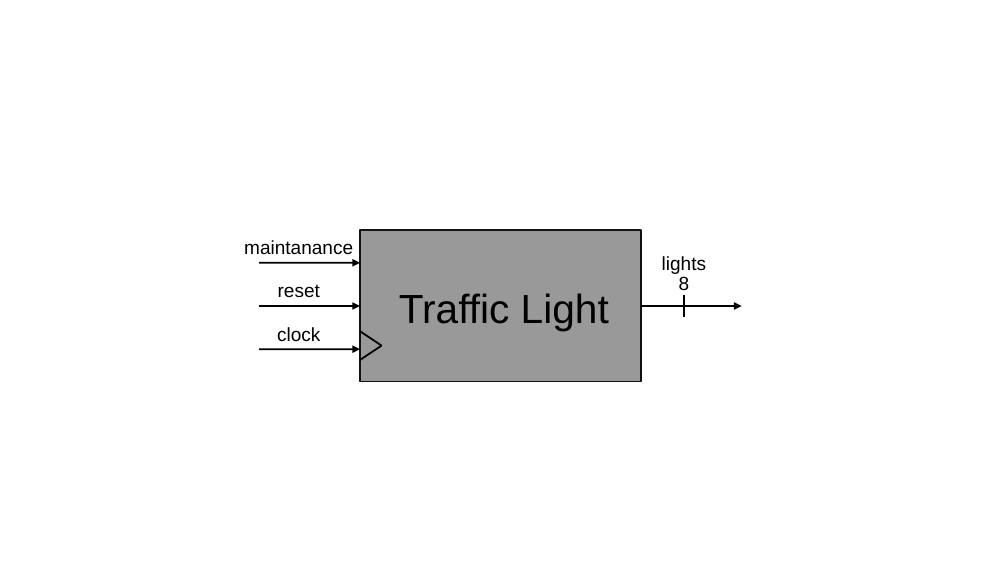
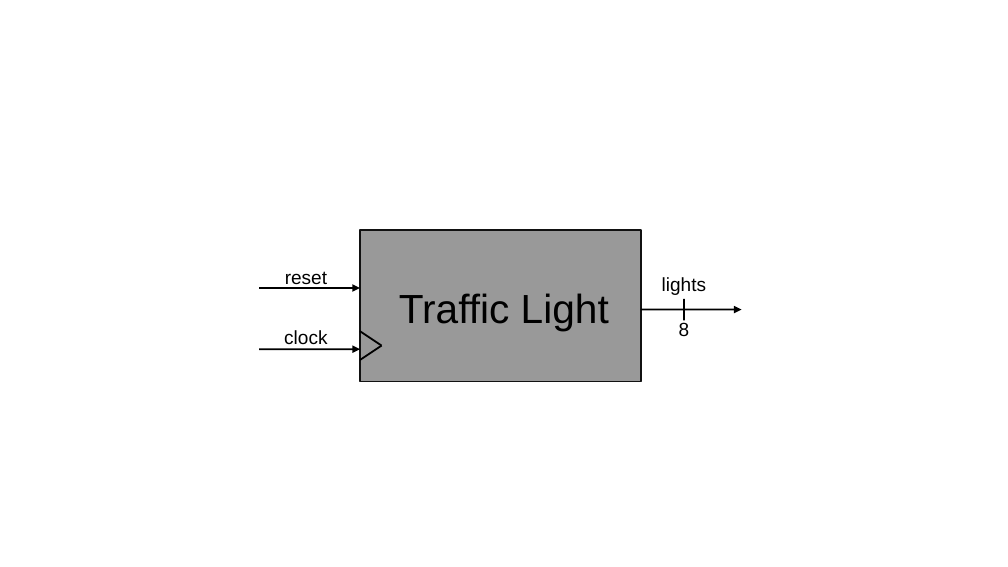
Before and after one commit to MatheusSchaly/--Old--INE5406-Sistemas-Digitais, a slide deck: slide 1 of Projeto_Semafaro/imagens/entradas_e_saidas.odp. Drawn at 1008x567 pixels with LibreOffice and Linux fonts; fonts in the diff are those of the drawing; background and template pictures are left out. Boxes give left, top, right and bottom in pixels: in the first picture for what was removed or moved away, otherwise in the second. Text is boxed around its words. In the diff, an @@ line names an element or a change of style, - is before the commit and + after.

```diff
--- a/Projeto_Semafaro/imagens/entradas_e_saidas.odp
+++ b/Projeto_Semafaro/imagens/entradas_e_saidas.odp
@@ text removed at box(244, 240, 353, 254) @@
-maintanance
@@ text "reset" rewrapped from box(278, 284, 320, 298) to box(285, 271, 327, 289) @@
@@ arrow removed from (259, 263) to (360, 263) @@
@@ text "lights": place and size @@
-text "lights" at box(662, 256, 706, 274)
+text "lights" at box(662, 277, 706, 295)
@@ arrow moved from (259, 306) - (360, 306) to (259, 288) - (360, 288) @@
@@ line moved from (684, 295) - (684, 316) to (684, 299) - (684, 320) @@
@@ text "clock" rewrapped from box(277, 327, 320, 341) to box(284, 330, 327, 349) @@
@@ arrow moved from (641, 306) - (742, 306) to (641, 310) - (742, 310) @@
@@ text "8": place and size @@
-text "8" at box(679, 276, 690, 290)
+text "8" at box(679, 322, 690, 336)
```
Also in this commit, not shown: 2 other files.
